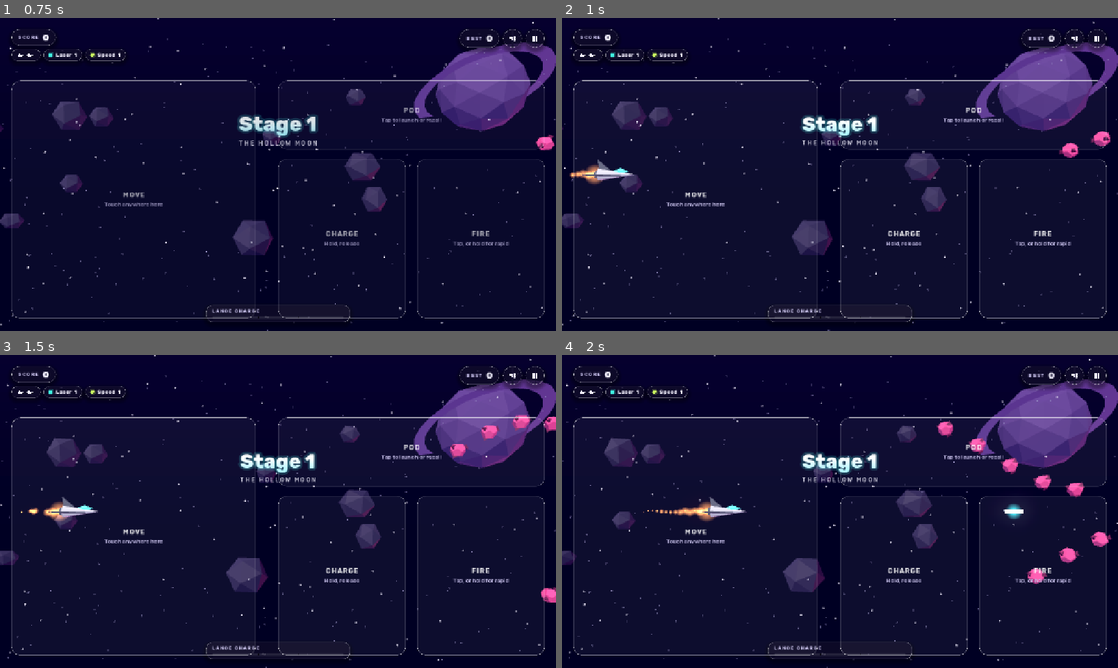
Above: before the commit, frames 1-4 (two rows, left to right).
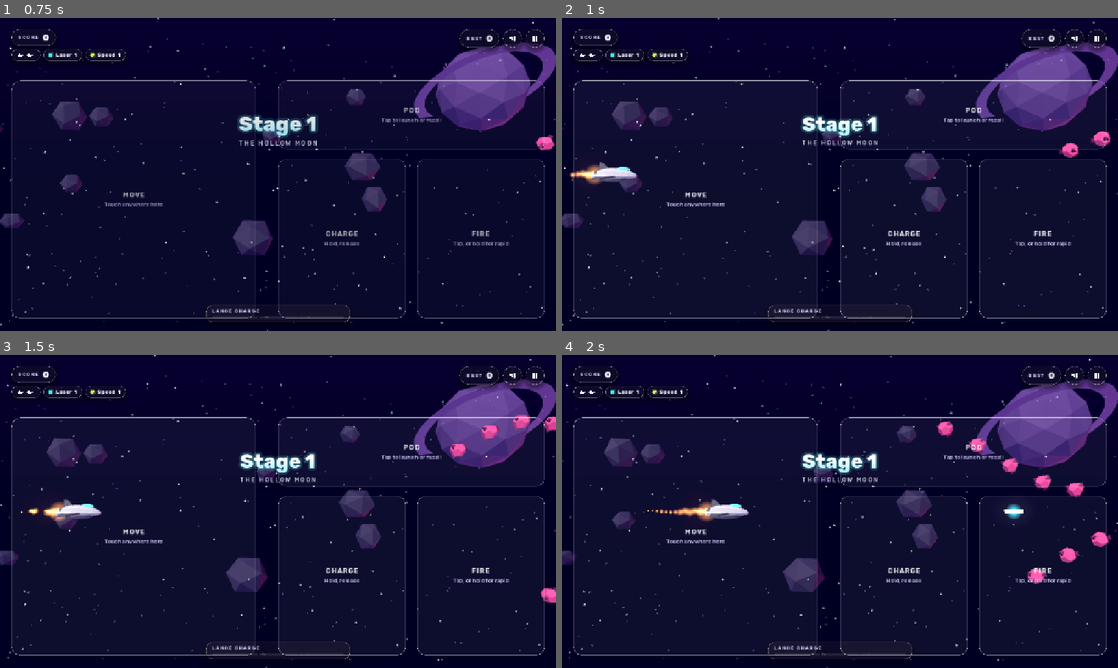
Above: after the commit, the same moments.

Repository: guillaumefont/star-breaker
Game: Godot game, scene res://scenes/boot.tscn
Same seed, same stepped clock (60 frames per second), same inputs: the game is played once before the commit and once after it.
Inputs (mouse positions are in pixels of both pictures, inside the frame that each line leads up to):
- Up to frame 1 (0.75 s): click "PLAY" at 0.5 s
- Up to frame 2 (1 s): no input
- Up to frame 3 (1.5 s): tap Enter (start) at 1.25 s; move the mouse to (400, 495) at 1.27 s; hold Right (right) from 1.28 s (still down); tap X (charge) at 1.35 s; click (400, 495) at 1.42 s
- Up to frame 4 (2 s): keep holding Right (right); tap Z (fire) at 1.55 s

Frame 1 is identical in both runs. In frame 2, 0.3% of the frame differs, in the area x 3-14%, y 45-53%; in frame 3, 0.3%, in the area x 7-19%, y 45-53%; in frame 4, 0.3%.

Commit message:
Rounder, bulkier player ship and a pod that spins along the ship's axis
The dart-shaped ship becomes a lofted gunship: rounded nose, bubble canopy,
short thick drooping wings, twin side engine pods and a main thruster.
The spiked pod becomes a drum with three canted blades that spins around its
long axis, faster in flight, and turns around when docked behind the ship.
Both models are opaque, use no custom shaders and are pre-warmed behind the
title screen. Adds tools/ship_shots.gd for close-up review shots.

Co-Authored-By: Claude Opus 5.5 <noreply@anthropic.com>
Claude-Session: https://claude.ai/code/session_01VxP4fqRD4HvD7UffSwru1j

Diff:
--- a/scripts/geo.gd
+++ b/scripts/geo.gd
@@ -77,6 +77,69 @@
 	return _mesh(verts, norms)
 
 
+## Bakes triangles that are already wound outwards (see `orient()`), e.g. from `loft()`.
+static func build_wound(tris: Array) -> ArrayMesh:
+	var verts := PackedVector3Array()
+	var norms := PackedVector3Array()
+	for t in tris:
+		var a: Vector3 = t[0]
+		var b: Vector3 = t[1]
+		var d: Vector3 = t[2]
+		var nrm := (b - a).cross(d - a)
+		if nrm.length_squared() < 1e-10:
+			continue
+		verts.append(a)
+		verts.append(d)
+		verts.append(b)
+		nrm = nrm.normalized()
+		for i in 3:
+			norms.append(nrm)
+	return _mesh(verts, norms)
+
+
+## Returns `tri` wound so that its normal points away from `ref`.
+static func orient(tri: Array, ref: Vector3) -> Array:
+	var a: Vector3 = tri[0]
+	var b: Vector3 = tri[1]
+	var c: Vector3 = tri[2]
+	if (b - a).cross(c - a).dot((a + b + c) / 3.0 - ref) < 0.0:
+		return [a, c, b]
+	return [a, b, c]
+
+
+## Hull lofted along X through elliptical cross-sections, capped at both ends.
+## Each section is [x, half height, half depth, centre y]; sections must be ordered by x.
+## The first ring vertex sits half a step off the top so the hull has a flat spine.
+static func loft(secs: Array, seg: int) -> Array:
+	var rings := []
+	for s in secs:
+		var r := []
+		for i in seg:
+			var a := (i + 0.5) / seg * TAU
+			r.append(Vector3(s[0], s[3] + s[1] * cos(a), s[2] * sin(a)))
+		rings.append(r)
+	var tris := []
+	for k in secs.size() - 1:
+		var s0: Array = secs[k]
+		var s1: Array = secs[k + 1]
+		var m := Vector3((s0[0] + s1[0]) * 0.5, (s0[3] + s1[3]) * 0.5, 0)
+		var r0: Array = rings[k]
+		var r1: Array = rings[k + 1]
+		for i in seg:
+			var j := (i + 1) % seg
+			tris.append(orient([r0[i], r1[i], r1[j]], m))
+			tris.append(orient([r0[i], r1[j], r0[j]], m))
+	for e in [[0, 1.0], [secs.size() - 1, -1.0]]:
+		var s: Array = secs[e[0]]
+		var c := Vector3(s[0], s[3], 0)
+		var r: Array = rings[e[0]]
+		if s[1] <= 0.0 or s[2] <= 0.0:
+			continue
+		for i in seg:
+			tris.append(orient([c, r[i], r[(i + 1) % seg]], c + Vector3(e[1], 0, 0)))
+	return tris
+
+
 static func _mesh(verts: PackedVector3Array, norms: PackedVector3Array) -> ArrayMesh:
 	var arrays := []
 	arrays.resize(Mesh.ARRAY_MAX)
--- a/scripts/main.gd
+++ b/scripts/main.gd
@@ -252,7 +252,7 @@
 	ship_glow = Models.glow("ff9a40", 9)
 	ship_glow.position = Vector3(-9, 0, 0)
 	ship.add_child(ship_glow)
-	pod_m.add_child(Models.glow("ffb547", 12))
+	pod_m.add_child(Models.glow("ffb547", 10))
 	muzzle_s = Models.glow("3ff0e0", 5)
 	muzzle_s.visible = false
 	world.add_child(muzzle_s)
@@ -273,7 +273,7 @@
 	w.scale = Vector3.ONE * 0.02
 	add_child(w)
 	var flashed := Models.drifter()
-	var list: Array = [Models.drifter(), Models.turret(1), Models.turret(-1), Models.hopper(), Models.shell(), flashed]
+	var list: Array = [Models.ship(), Models.pod(), Models.drifter(), Models.turret(1), Models.turret(-1), Models.hopper(), Models.shell(), flashed]
 	for k in ["P", "L", "S"]:
 		list.append(Models.carrier(k))
 		list.append(Models.item(k))
@@ -1552,8 +1552,10 @@
 		pod_m.visible = pod.state != "none"
 		pod_m.position = Vector3(X(pod.x), Y(pod.y), 0)
 		if not paused:
-			pod_m.rotation.z -= 0.15 if (pod.state == "free" or pod.state == "return") else 0.04
-			pod_m.rotation.x += 0.02
+			# spins around its long axis, faster in flight; turns around when docked behind
+			(pod_m.get_meta("spin") as Node3D).rotation.x += 0.32 if (pod.state == "free" or pod.state == "return") else 0.09
+			var face := PI if pod.state == "back" else 0.0
+			pod_m.rotation.y = lerp_angle(pod_m.rotation.y, face, 0.25)
 		for e in G.enemies:
 			sync_e(e)
 		for b in G.pb:
--- a/scripts/models.gd
+++ b/scripts/models.gd
@@ -13,7 +13,7 @@
 		return
 	M = {
 		hull = std("dfe8f2"), hull_dark = std("56607a"), lance = std("4fe3d6", "4fe3d6", 1.2),
-		engine = add_mat("ffb547", 0.9),
+		engine = add_mat("ffb547", 0.9), nozzle = basic("ffc46b", 1.8),
 		pod = std("ffb547", "ff8a00", 0.6), pod_spike = std("fff1c9"), spore = std("ff4fa3", "ff4fa3", 0.35), spore_dark = std("7a1f5c"),
 		flesh = std("9b3b7a"), flesh_dark = std("4d1d48"), bone = std("e8d9c4"), beetle = std("ff7a3d", "401000", 0.6),
 		moth = std("d9f46a", "334000", 0.5), shell = std("3d5a66"),
@@ -145,24 +145,40 @@
 
 # ---------- models ----------
 
+## Player ship: a rounded, bulky gunship. Lofted fuselage with a bubble canopy, short thick
+## swept wings with a slight droop, twin side engine pods and a main thruster.
 static func ship() -> Node3D:
 	var g := Node3D.new()
 	var body := Node3D.new()
 	g.add_child(body)
-	var hull := mesh(geo("hull", func(): return Geo.cone(2.6, 14, 6)), M.hull)
-	hull.rotation.z = -PI / 2
-	body.add_child(hull)
-	var ck := mesh(geo("ck", func(): return Geo.octa(1.5)), M.lance, Vector3(1.2, 1.3, 0))
-	ck.scale = Vector3(2.2, 0.8, 1)
-	body.add_child(ck)
-	var wing_tris := Geo.xf(Geo.prism([[-5, 0], [3, 0], [-6.5, 9]], 0.5), Geo.rot(Vector3.RIGHT, PI / 2))
-	body.add_child(mesh(Geo.cached("wingA", func(): return Geo.build(wing_tris)), M.hull_dark, Vector3(-1, -0.6, 0.8)))
-	body.add_child(mesh(Geo.cached("wingB", func(): return Geo.build(_mirror_z(wing_tris))), M.hull_dark, Vector3(-1, -0.6, -0.8)))
-	body.add_child(mesh(geo("fin", func(): return Geo.prism([[-7, 0], [-2, 0], [-8, 5]], 0.5)), M.hull_dark, Vector3(0, 1, 0)))
-	var en := mesh(geo("eng", func(): return Geo.cyl(1.6, 2, 2, 6)), M.hull_dark, Vector3(-7.4, 0, 0))
+	# sections are [x, half height, half depth, centre y], tail first
+	body.add_child(_wound("hull", func(): return Geo.loft([
+			[-7.4, 1.5, 1.7, 0.1], [-6.2, 2.0, 2.2, 0.1], [-3.6, 2.4, 2.6, 0.2], [-0.4, 2.5, 2.7, 0.2],
+			[2.8, 2.2, 2.4, 0.0], [5.2, 1.6, 1.9, -0.25], [6.8, 1.0, 1.2, -0.45], [7.6, 0.45, 0.6, -0.55]], 8), M.hull))
+	# chin plate and belly keel in the darker tone
+	body.add_child(_wound("chin", func(): return Geo.loft([
+			[-5.8, 0.9, 1.6, -1.9], [-2.0, 1.1, 1.9, -2.1], [2.6, 0.9, 1.6, -1.9], [4.6, 0.5, 1.0, -1.5]], 6), M.hull_dark))
+	var canopy := mesh(Geo.cached("canopy", func(): return Geo.build(Geo.hemi(1.0, 8, 3), Vector3.ZERO)), M.lance, Vector3(2.2, 1.7, 0))
+	canopy.scale = Vector3(2.8, 1.45, 1.5)
+	body.add_child(canopy)
+	var wing := Geo.xf(Geo.prism([[-5.6, 0], [1.2, 0], [-1.6, 5.6], [-4.4, 6.2]], 0.7), Geo.rot(Vector3.RIGHT, PI / 2))
+	wing = Geo.xf(wing, Geo.rot(Vector3.RIGHT, 0.22))
+	body.add_child(mesh(Geo.cached("wingA", func(): return Geo.build(wing)), M.hull_dark, Vector3(-0.6, -0.9, 2.0)))
+	body.add_child(mesh(Geo.cached("wingB", func(): return Geo.build(_mirror_z(wing))), M.hull_dark, Vector3(-0.6, -0.9, -2.0)))
+	body.add_child(mesh(geo("fin", func(): return Geo.prism([[-7.2, 0], [-3.2, 0], [-5.4, 2.6], [-7.0, 2.9]], 0.6)), M.hull_dark, Vector3(0, 1.9, 0)))
+	# engine pods along the flanks, each with a glowing nozzle
+	var nac := Geo.cached("nac", func(): return Geo.build_wound(Geo.loft([[-8.2, 0.9, 0.9, 0], [-7.4, 1.15, 1.15, 0], [-2.4, 1.15, 1.15, 0], [-0.8, 0.6, 0.6, 0]], 6)))
+	var noz := geo("noz", func(): return Geo.xf(Geo.cyl(0.7, 0.7, 0.3, 6), Geo.rot(Vector3.BACK, PI / 2)))
+	for z in [2.7, -2.7]:
+		body.add_child(mesh(nac, M.hull, Vector3(0, -1.0, z)))
+		body.add_child(mesh(noz, M.nozzle, Vector3(-8.3, -1.0, z)))
+	var en := mesh(geo("eng", func(): return Geo.cyl(1.3, 1.7, 1.4, 8)), M.hull_dark, Vector3(-8.0, 0.1, 0))
 	en.rotation.z = PI / 2
 	body.add_child(en)
-	var fl := mesh(geo("flame", func(): return Geo.xf(Geo.xf(Geo.cone(1.3, 6, 6), Geo.rot(Vector3.BACK, PI / 2)), Geo.move(-3, 0, 0))), M.engine, Vector3(-8.3, 0, 0))
+	var core := mesh(geo("engc", func(): return Geo.cyl(1.25, 1.25, 0.3, 8)), M.nozzle, Vector3(-8.75, 0.1, 0))
+	core.rotation.z = PI / 2
+	body.add_child(core)
+	var fl := mesh(geo("flame", func(): return Geo.xf(Geo.xf(Geo.cone(1.2, 6, 8), Geo.rot(Vector3.BACK, PI / 2)), Geo.move(-3, 0, 0))), M.engine, Vector3(-8.8, 0.1, 0))
 	fl.set_meta("nf", true)
 	body.add_child(fl)
 	g.set_meta("body", body)
@@ -170,18 +186,37 @@
 	return g
 
 
+static func _wound(key: String, f: Callable, mat: Material) -> MeshInstance3D:
+	return mesh(Geo.cached(key, func(): return Geo.build_wound(f.call())), mat)
+
+
 static func _mirror_z(tris: Array) -> Array:
 	return Geo.xf(tris, Transform3D(Basis().scaled(Vector3(1, 1, -1)), Vector3.ZERO))
 
 
+## Pod: a drum that spins around its long axis (parallel to the ship), with three canted
+## blades, two collars and a glowing emitter at the front. The "spin" child turns; the
+## root only flips to face backwards when the pod docks behind the ship.
 static func pod() -> Node3D:
 	var g := Node3D.new()
-	g.add_child(mesh(geo("podB", func(): return Geo.ico(3, 0)), M.pod))
-	var sg := geo("podS", func(): return Geo.xf(Geo.cone(0.75, 3, 4), Geo.move(0, 3.2, 0)))
-	for r in [Vector3(0, 0, 0), Vector3(0, 0, PI), Vector3(0, 0, PI / 2), Vector3(0, 0, -PI / 2), Vector3(PI / 2, 0, 0), Vector3(-PI / 2, 0, 0)]:
-		var s := mesh(sg, M.pod_spike)
-		s.rotation = r
-		g.add_child(s)
+	var spin := Node3D.new()
+	g.add_child(spin)
+	spin.add_child(mesh(Geo.cached("podB", func(): return Geo.build_wound(Geo.loft([
+			[-3.4, 1.0, 1.0, 0], [-2.8, 1.7, 1.7, 0], [1.8, 1.9, 1.9, 0], [3.0, 1.4, 1.4, 0], [3.5, 0.7, 0.7, 0]], 8))), M.pod))
+	var collar := geo("podC", func(): return Geo.xf(Geo.cyl(2.25, 2.25, 0.7, 8), Geo.rot(Vector3.BACK, PI / 2)))
+	for x in [-2.2, 1.6]:
+		spin.add_child(mesh(collar, M.hull_dark, Vector3(x, 0, 0)))
+	var blade := geo("podF", func(): return Geo.prism([[-3.0, 1.4], [1.2, 1.4], [0.2, 3.7], [-2.4, 3.9]], 0.5))
+	for i in 3:
+		var arm := Node3D.new()
+		arm.rotation.x = i * TAU / 3.0
+		spin.add_child(arm)
+		var b := mesh(blade, M.pod_spike)
+		b.rotation.y = 0.3
+		arm.add_child(b)
+	var tip := mesh(geo("podT", func(): return Geo.ico(0.85, 0)), M.pod_shot, Vector3(3.6, 0, 0))
+	spin.add_child(tip)
+	g.set_meta("spin", spin)
 	return g
 
 
--- a/tests/play_test.gd
+++ b/tests/play_test.gd
@@ -65,6 +65,16 @@
 	main.drop_item(main.P.x + 4, main.P.y, "P")
 	tick(2)
 	check(main.pod.state == "front", "P item docks the pod in front")
+	var spin: Node3D = main.pod_m.get_meta("spin")
+	var r0 := spin.rotation.x
+	tick(10)
+	check(absf(spin.rotation.x - r0) > 0.5 and spin.rotation.y == 0.0 and spin.rotation.z == 0.0, "pod spins around its long axis only")
+	check(main.pod_m.global_basis.x.normalized().dot(Vector3.RIGHT) > 0.99, "pod's axis runs along the ship, emitter forward")
+	main.pod.state = "back"
+	tick(20)
+	check(main.pod_m.global_basis.x.normalized().dot(Vector3.LEFT) > 0.99, "pod docked behind turns to face backwards")
+	main.pod.state = "front"
+	tick(20)
 	press("pod")
 	tick()
 	check(main.pod.state == "free", "pod launches")
--- /dev/null
+++ b/tools/ship_shots.gd
@@ -0,0 +1,53 @@
+extends SceneTree
+## Close-ups of the player ship and pod for design reviews.
+## xvfb-run godot --path . --rendering-method gl_compatibility --script tools/ship_shots.gd -- OUT_DIR
+
+var main: Node3D
+var out := "user://ship_shots"
+
+
+func snap(name: String) -> void:
+	await RenderingServer.frame_post_draw
+	root.get_texture().get_image().save_png(out.path_join(name + ".png"))
+	print("saved ", name)
+
+
+func hold(n: int) -> void:
+	for i in n:
+		main.P.inv = 0
+		await physics_frame
+
+
+func _initialize() -> void:
+	var args := OS.get_cmdline_user_args()
+	if args.size() > 0:
+		out = args[0]
+	DirAccess.make_dir_recursive_absolute(out)
+	main = load("res://scenes/main.tscn").instantiate()
+	root.add_child(main)
+	for i in 30:
+		await process_frame
+	main.latch["start"] = true
+	await hold(90)
+	main.drop_item(main.P.x + 2, main.P.y, "P")
+	await hold(20)
+	# in-game framing, pod docked in front
+	await snap("ingame")
+	var cam := Camera3D.new()
+	cam.fov = 40.0
+	main.add_child(cam)
+	cam.current = true
+	var target := Vector3(main.X(main.P.x) + 5, main.Y(main.P.y), 0)
+	for v in [["side", Vector3(0, 4, 42)], ["three_quarter", Vector3(-26, 16, 30)], ["top", Vector3(-6, 40, 14)], ["rear", Vector3(-38, 8, 16)]]:
+		cam.position = target + (v[1] as Vector3)
+		cam.look_at(target)
+		await hold(1)
+		await snap(v[0])
+	main.camera.current = true
+	# pod launched, mid-flight
+	Input.action_press("pod")
+	await hold(2)
+	Input.action_release("pod")
+	await hold(24)
+	await snap("launched")
+	quit()
Not shown, added: tools/ship_shots.gd.uid
Not shown, changed: AGENTS.md
